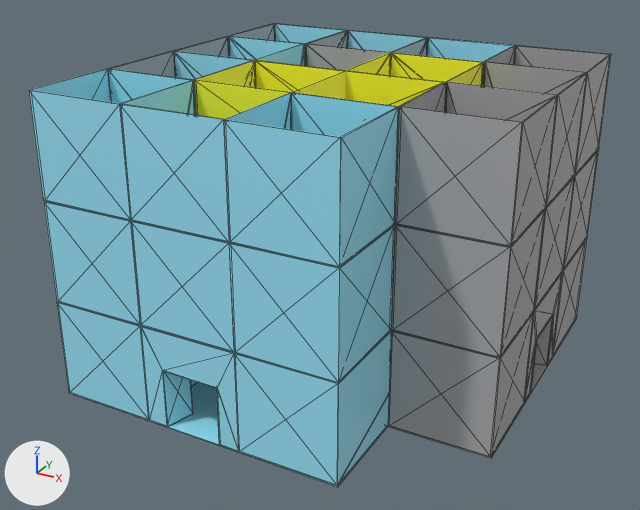
The glTF model gallery/第九组.glb, before and after one commit.
One viewpoint serves both versions: a camera (50 mm lens) standing at (0.0189, -0.0369, 0.0163) and looking at (-0.0007, -0.0012, -0.0015). Arrows for +X, +Y and +Z are at lower left; the lights stay in place. The older version comes first. Mesh edges are drawn as thin lines. Vertices at exactly the same position are counted once.
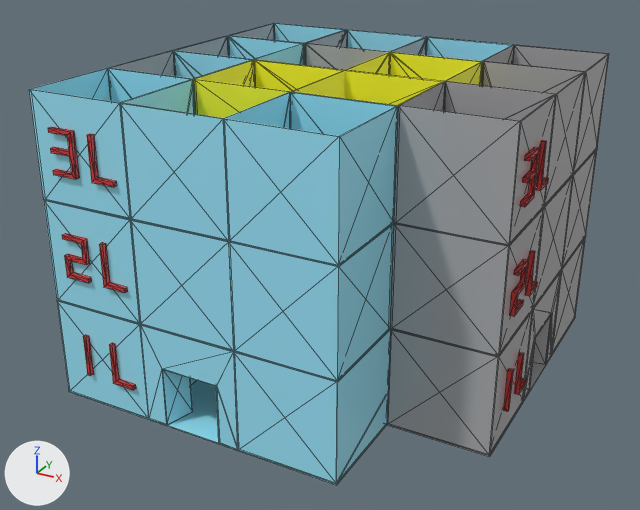
Pixel boxes (x1, y1, x2, y2) of what changed, in the pictures (640 x 510 px):
'Mesh_0', moved: before (29, 23, 515, 487); after (29, 23, 512, 485)
'Mesh_1', moved: before (110, 23, 611, 458); after (110, 23, 609, 457)
'Mesh_2', recoloured, reshaped: before (194, 52, 484, 133); after (48, 127, 549, 412)
'Mesh_3', recoloured, reshaped (not visible before): after (194, 52, 482, 125)
part 3 of me_mesh_2, added: after (83, 335, 94, 376)
part 4 of me_mesh_2, added: after (504, 368, 514, 412)
part 5 of me_mesh_2, deleted (yellow): before (194, 60, 444, 133)
part 6 of me_mesh_2, deleted (yellow): before (291, 52, 484, 107)
part 7 of me_mesh_2, added: after (48, 127, 136, 390)
part 8 of me_mesh_2, added (red): after (510, 140, 549, 395)

The change, as a list of edits to the scene's bpy script:
```text
Change mat_material_2:
    mat_material_2.base_color: (1.0, 0.991, 0.0284) -> (0.73, 0.0382, 0.0382)  # yellow #fffe2f -> red #de3737
Change mat_material_3:
    mat_material_3.base_color: (1.0, 0.352, 0.0) -> (1.0, 0.991, 0.0284)  # orange #ffa000 -> yellow #fffe2f
Change me_mesh_0:
    used by ob_mesh_0; location = (0.0, 0.0, 0.0)
    remove me_mesh_0.from_pydata(...)  # 660 vertices, 1304 faces; spans x -0.01..0.005, y -0.01..0.01, z -0.0076..0.0076
    add me_mesh_0.from_pydata(...)  # 660 vertices, 1304 faces; spans x -0.0101..0.0049, y -0.0099..0.0101, z -0.0076..0.0076
    me_mesh_0 part 1: the whole mesh is moved by (-0.0001, 0.0001, 0.0)
Change me_mesh_1:
    used by ob_mesh_1; location = (0.0, 0.0, 0.0)
    remove me_mesh_1.from_pydata(...)  # 652 vertices, 1292 faces; spans x -0.01..0.01, y -0.005..0.01, z -0.0076..0.0076
    add me_mesh_1.from_pydata(...)  # 652 vertices, 1292 faces; spans x -0.0101..0.0099, y -0.0049..0.0101, z -0.0076..0.0076
    me_mesh_1 part 2: the whole mesh is moved by (-0.0001, 0.0001, 0.0)
Change me_mesh_2:
    used by ob_mesh_2; location = (0.0, 0.0, 0.0)
    remove me_mesh_2.from_pydata(...)  # 96 vertices, 192 faces; spans x -0.01..0.005, y -0.005..0.01, z -0.0075..0.0076
    add me_mesh_2.from_pydata(...)  # 184 vertices, 320 faces; spans x -0.0091..0.0101, y -0.0101..-0.0005, z -0.0061..0.0061
    me_mesh_2 part 3: a new loose piece, a box spanning x -0.00848..-0.00828, y -0.0101..-0.0099, z -0.00601..-0.00391, in mat_material_2 (red #de3737)
    me_mesh_2 part 4: a new loose piece, a box spanning x 0.0099..0.0101, y -0.00333..-0.00313, z -0.00609..-0.00399, in mat_material_2 (red #de3737)
    me_mesh_2 part 5: the loose piece of 24 vertices spanning x -0.005..0.005, y -0.005..0.0, z 0.0026..0.0076 is deleted
    me_mesh_2 part 6: the loose piece of 24 vertices spanning x 0.0..0.005, y -0.005..0.005, z 0.0026..0.0076 is deleted
    me_mesh_2 part 7: 84 vertices added at x -0.0091..-0.0056, y -0.0101..-0.0099, z -0.006..0.0061
    me_mesh_2 part 8: 84 vertices added at x 0.0099..0.0101, y -0.0039..-0.0005, z -0.0061..0.006
    other edits to the shape of me_mesh_2 do not show in these pictures
Change me_mesh_3:
    used by ob_mesh_3; location = (0.0, 0.0, 0.0)
    remove me_mesh_3.from_pydata(...)  # 8 vertices, 12 faces; spans x -0.00001..0.00004, y -0.00495..-0.00005, z -0.00753..-0.00253
    add me_mesh_3.from_pydata(...)  # 96 vertices, 192 faces; spans x -0.0101..0.0049, y -0.0049..0.0101, z -0.00753..0.00757
    me_mesh_3 part 9: the whole mesh is rebuilt
```
